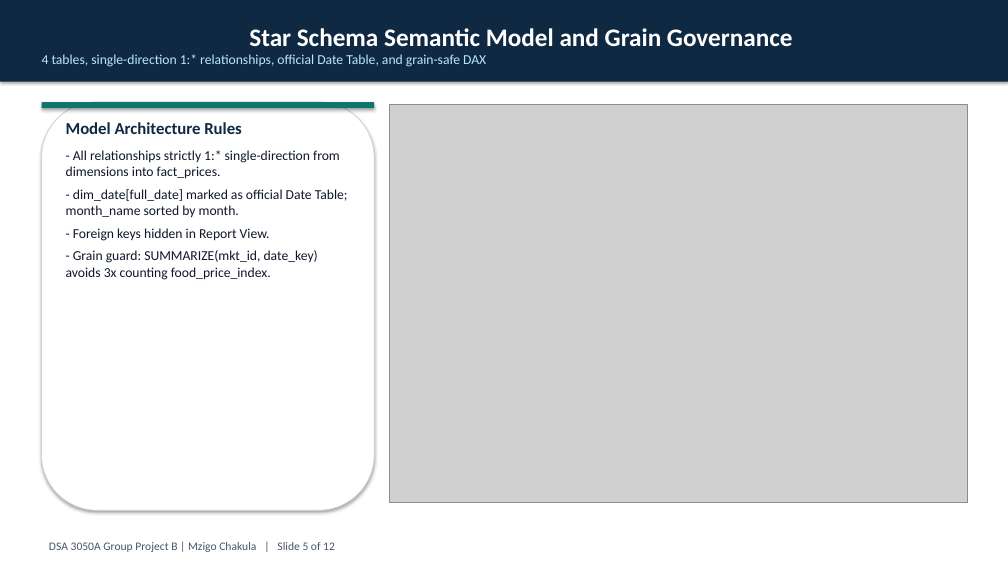
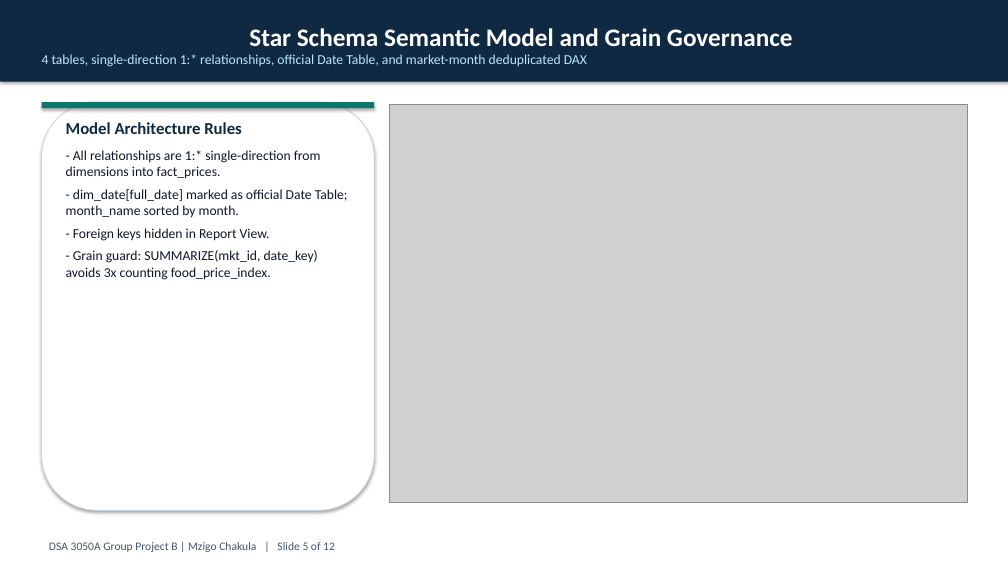
Before and after one commit to princenzmw/mzigo-chakula, a slide deck: slide 5 of slides/presentation.pptx. Drawn at 1008x567 pixels with LibreOffice and Linux fonts; fonts in the diff are those of the drawing; grey boxes stand for pictures. Boxes give left, top, right and bottom in pixels: in the first picture for what was removed or moved away, otherwise in the second. Text is boxed around its words. In the diff, an @@ line names an element or a change of style, - is before the commit and + after.

```diff
--- a/slides/presentation.pptx
+++ b/slides/presentation.pptx
@@ text in rectangle at bbox=[42, 54, 587, 67]: text changed @@
-4 tables, single-direction 1:* relationships, official Date Table, and grain-safe DAX
+4 tables, single-direction 1:* relationships, official Date Table, and market-month deduplicated DAX
@@ text at bbox=[66, 150, 321, 179]: text changed @@
-- All relationships strictly 1:* single-direction from dimensions into fact_prices.
+- All relationships are 1:* single-direction from dimensions into fact_prices.
```
Also in this commit, not shown: 5 other slides changed, 23 other files.
